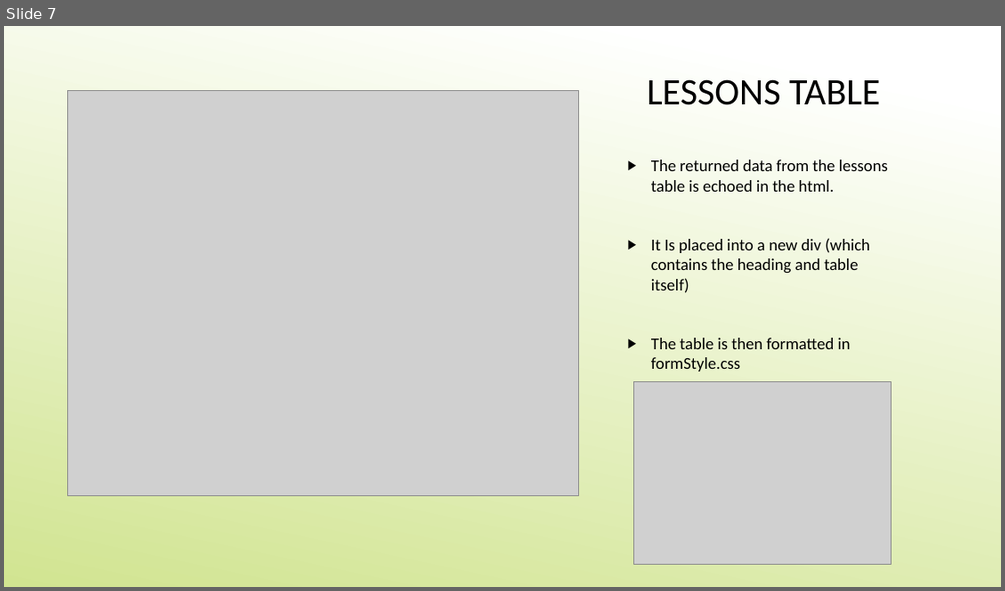
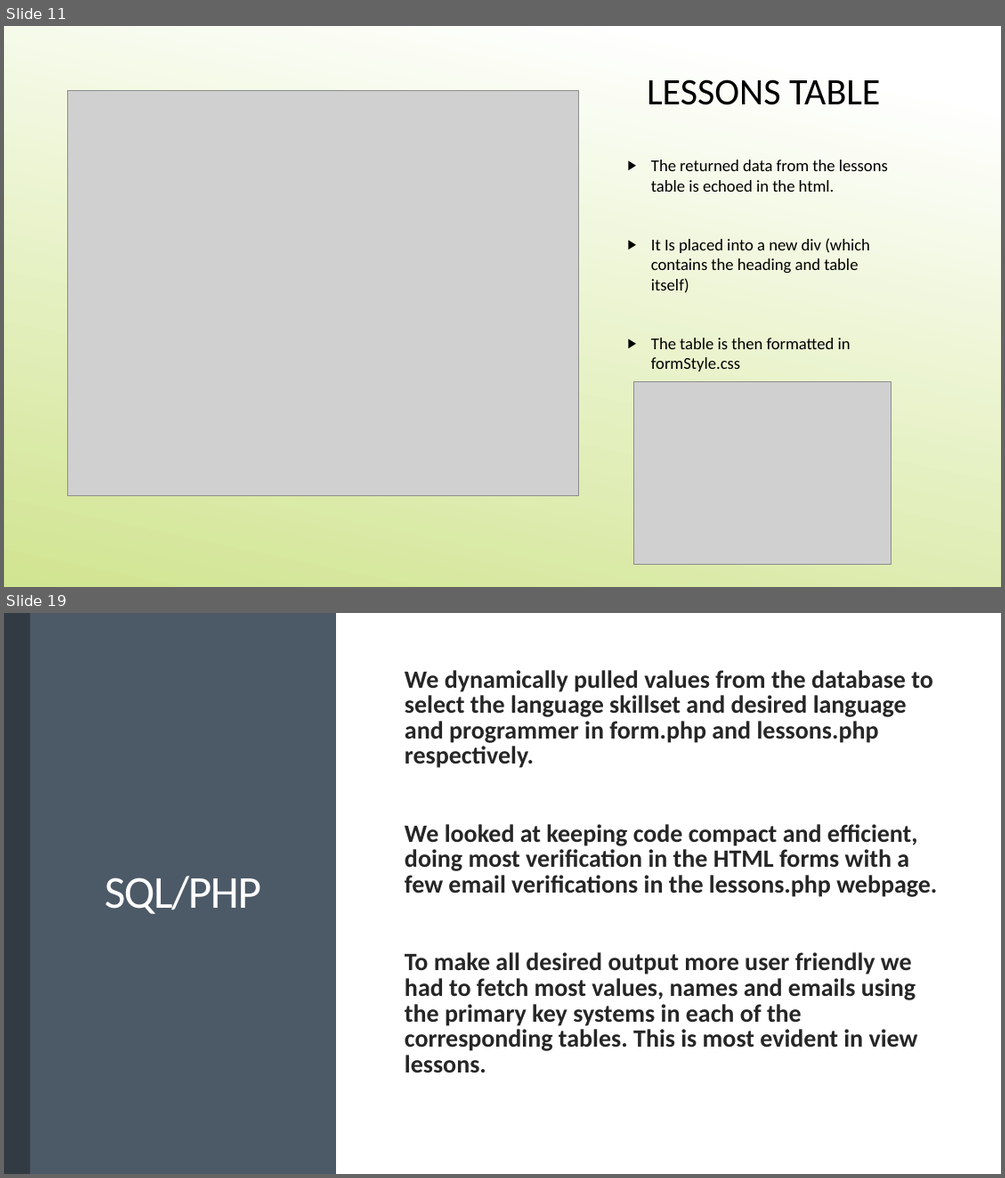
Before and after one commit to MikeVriesema/ProgrammingPal, a slide deck: ET4132_ProgrammingPal_PowerPoint.pptx. Shown one above the other, each under a label of ours: slide 7 before the commit, slides 11 and 19 after it; the slides between them are not shown. The pictures are 1005x591 and 1005x1178 pixels, drawn with LibreOffice and Linux fonts; fonts in the diff are those of the drawing; grey boxes stand for pictures. Boxes give left, top, right and bottom in pixels: in the first picture for what was removed or moved away, otherwise in the second. Text is boxed around its words. In the diff, an @@ line names an element or a change of style, - is before the commit and + after.

```diff
--- a/ET4132_ProgrammingPal_PowerPoint.pptx
+++ b/ET4132_ProgrammingPal_PowerPoint.pptx
@@ slide 19 added at [4,613,1001,1174], background #FFFFFF @@
@@ rectangle added at [4,613,336,1174], fill #4C5867 @@
@@ rectangle added at [4,613,30,1174], fill #333B44 @@
@@ text added at [404,670,937,1072], 24 pt, text #262626, bold @@
+We dynamically pulled values from the database to select the language skillset and desired language and programmer in form.php and lessons.php respectively.
+We looked at keeping code compact and efficient, doing most verification in the HTML forms with a few email verifications in the lessons.php webpage.
+To make all desired output more user friendly we had to fetch most values, names and emails using the primary key systems in each of the corresponding tables. This is most evident in view lessons.
@@ title added at [105,876,261,914], 44 pt, text #FFFFFF @@
+SQL/PHP
@@ what was slide 7 is now slide 11 @@
```
Also in this commit, not shown: 6 slides changed, 14 other slides added, 2 slides removed, 1 other file.
